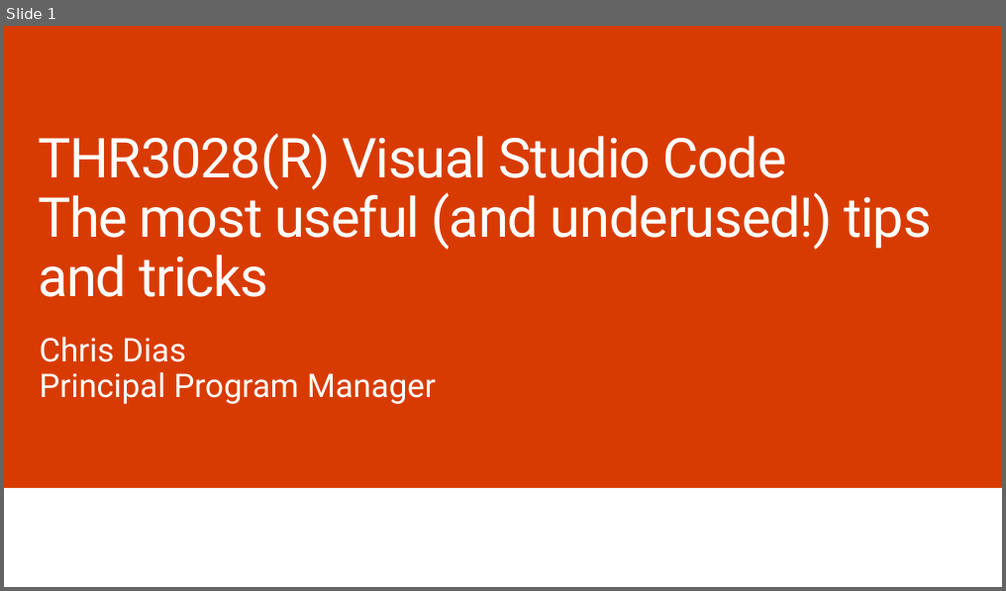
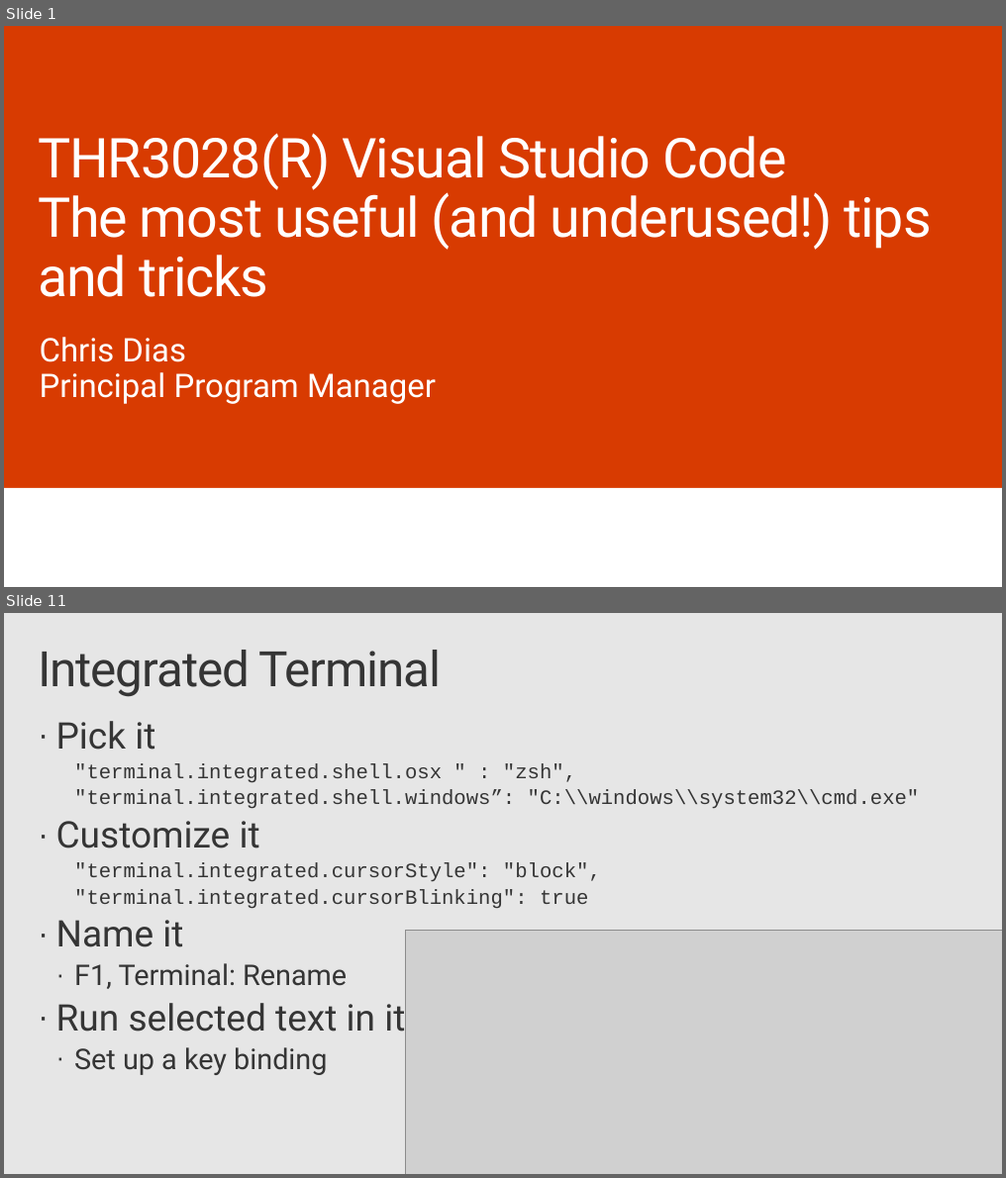
Before and after one commit to chrisdias/ignite2017, a slide deck: thr3028(r).chrisdias.vscodetipstricks.pptx. Shown one above the other, each under a label of ours: slide 1 before the commit, slides 1 and 11 after it; the slides between them are not shown. The pictures are 1006x591 and 1006x1178 pixels, drawn with LibreOffice and Linux fonts; fonts in the diff are those of the drawing; grey boxes stand for pictures; background and template pictures are left out. Boxes give left, top, right and bottom in pixels: in the first picture for what was removed or moved away, otherwise in the second. Text is boxed around its words. In the diff, an @@ line names an element or a change of style, - is before the commit and + after.

```diff
--- a/thr3028(r).chrisdias.vscodetipstricks.pptx
+++ b/thr3028(r).chrisdias.vscodetipstricks.pptx
@@ slide 11 added at (x1=4, y1=613, x2=1002, y2=1174), background #E6E6E6 @@
@@ title added at (x1=38, y1=650, x2=441, y2=697), 48 pt, text #353535 @@
+Integrated Terminal
@@ text added at (x1=56, y1=721, x2=920, y2=1075), 20 pt, text #353535 @@
+· Pick it
+    "terminal.integrated.shell.osx " : "zsh",
+    "terminal.integrated.shell.windows”: "C:\\windows\\system32\\cmd.exe"
+· Customize it
+    "terminal.integrated.cursorStyle": "block",
+    "terminal.integrated.cursorBlinking": true
+· Name it
+  · F1, Terminal: Rename
+· Run selected text in it
+  · Set up a key binding
@@ picture added at (x1=405, y1=930, x2=1002, y2=1174) @@
```
Also in this commit, not shown: 2 slides changed, 11 other slides added, 2 slides removed, 4 other files.
